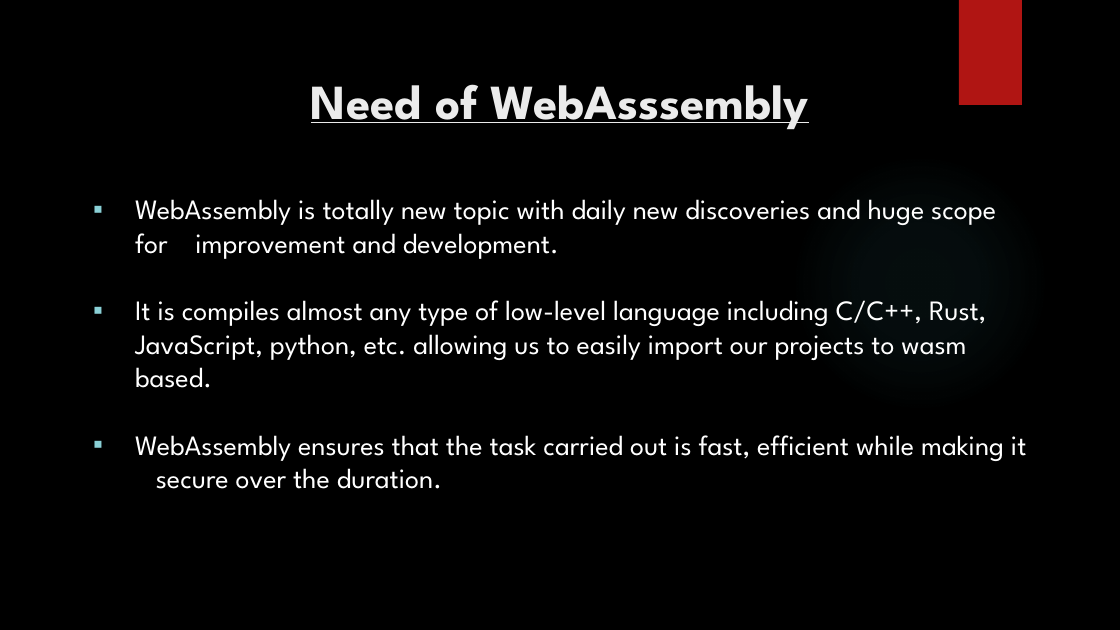
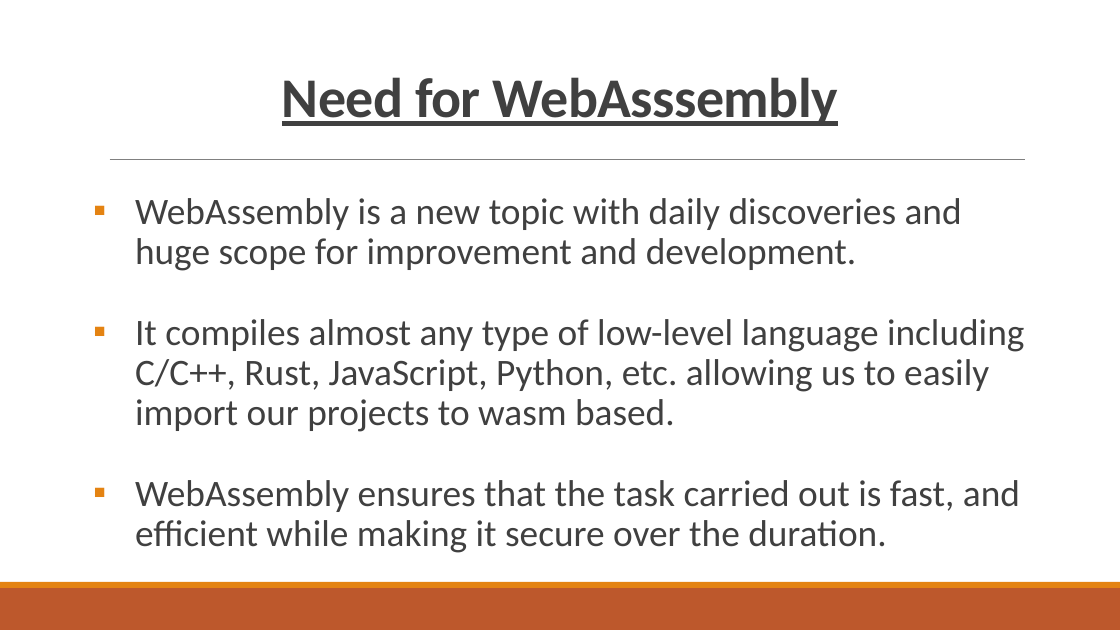
Before and after one commit to mstomar698/pictoral, a slide deck: slide 4 of proj-images/minor-project-report-1.pptx. Drawn at 1120x630 pixels with LibreOffice and Linux fonts; fonts in the diff are those of the drawing; background and template pictures are left out. Boxes give left, top, right and bottom in pixels: in the first picture for what was removed or moved away, otherwise in the second. Text is boxed around its words. In the diff, an @@ line names an element or a change of style, - is before the commit and + after.

```diff
--- a/proj-images/minor-project-report-1.pptx
+++ b/proj-images/minor-project-report-1.pptx
@@ background picture (left out) to #FFFFFF @@
@@ rectangle removed at (959, 0, 1021, 105) @@
@@ title at (282, 77, 838, 126): text changed; size 31.5 to 36 pt; font League Spartan to Calibri; text colour #EBEBEB to #404040 @@
-Need of WebAsssembly
+Need for WebAsssembly
@@ line added from (110, 160) to (1025, 160), #808080 0.5 pt @@
@@ ellipse removed at (791, 155, 1049, 413) @@
@@ text at (135, 198, 1024, 553): text changed; size 18 to 24 pt; font League Spartan to Calibri; text colour #FFFFFF to #404040 @@
-▪ WebAssembly is totally new topic with daily new discoveries and huge scope for improvement and development.
-▪ It is compiles almost any type of low-level language including C/C++, Rust, JavaScript, python, etc. allowing us to easily import our projects to wasm based.
-▪ WebAssembly ensures that the task carried out is fast, efficient while making it secure over the duration.
+▪ WebAssembly is a new topic with daily discoveries and huge scope for improvement and development.
+▪ It compiles almost any type of low-level language including C/C++, Rust, JavaScript, Python, etc. allowing us to easily import our projects to wasm based.
+▪ WebAssembly ensures that the task carried out is fast, and efficient while making it secure over the duration.
@@ rectangle added at (0, 588, 1120, 630), fill #BD582C @@
@@ rectangle added at (0, 582, 1120, 588), fill #E48312 @@
```
Also in this commit, not shown: 13 other slides changed, 3 other files.
